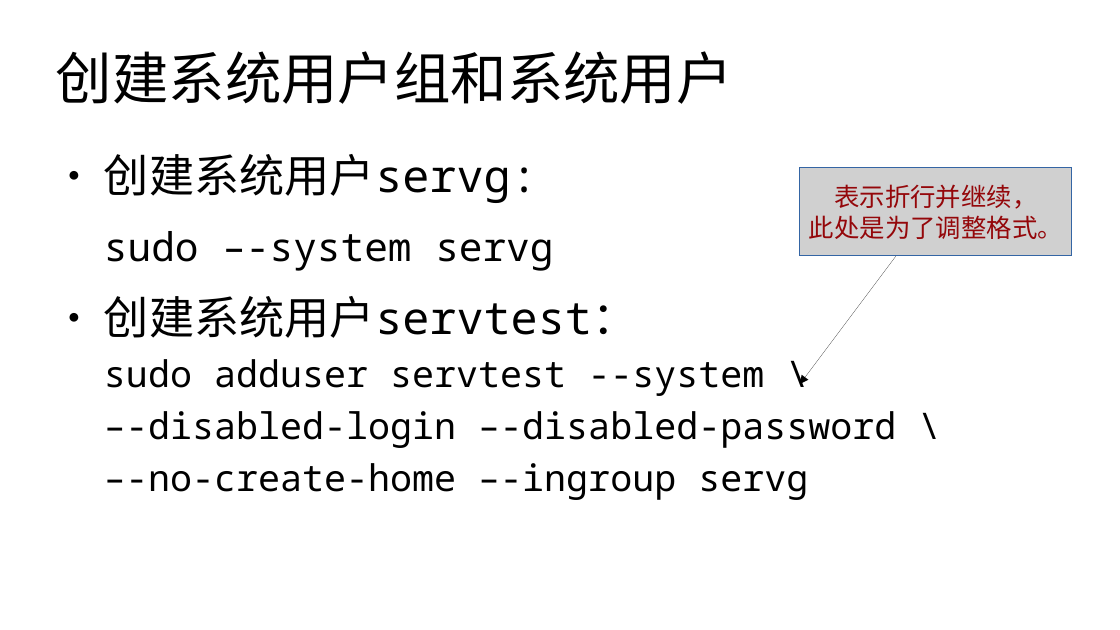
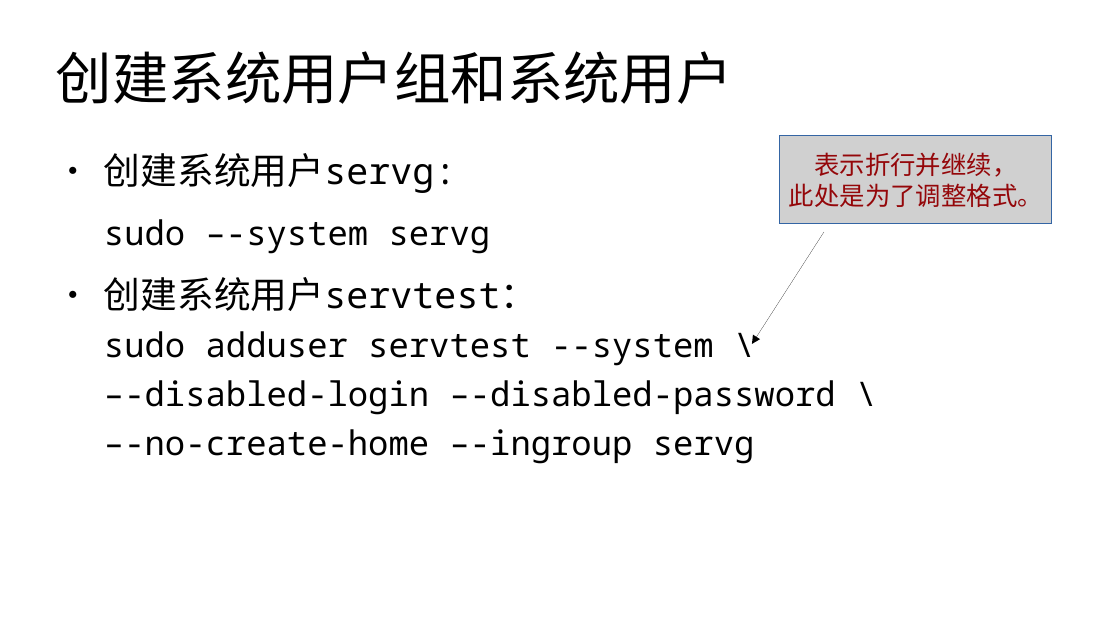
Before and after one commit to master-genius/linux-system, a slide deck: slide 14 of materials/slides/ch10-mode-and-acl.odp (slide 12 before the commit). Drawn at 1120x630 pixels with LibreOffice and Linux fonts; fonts in the diff are those of the drawing; grey boxes stand for pictures. Boxes give left, top, right and bottom in pixels: in the first picture for what was removed or moved away, otherwise in the second. Text is boxed around its words. In the diff, an @@ line names an element or a change of style, - is before the commit and + after.

```diff
--- a/materials/slides/ch10-mode-and-acl.odp
+++ b/materials/slides/ch10-mode-and-acl.odp
@@ text "创建系统用户servg:" at [104,153,836,464]: size 32 to 26 pt in "创建系统用户servg:", "创建系统用户servtest："; size 28 to 24 pt in "sudo –-system servg"; size 26 to 24 pt in "sudo adduser servtest --system \", "–-disabled-login –-disabled-password \", "–-no-create-home –-ingroup servg" @@
@@ picture "表示折行并继续，": place and size @@
-picture "表示折行并继续，" at [800,168,1072,256]
+picture "表示折行并继续，" at [781,136,1053,225]
@@ arrow moved from (896, 256) - (800, 384) to (824, 232) - (752, 345) @@
```
Also in this commit, not shown: 13 other slides changed, 2 slides added, 4 other files.
